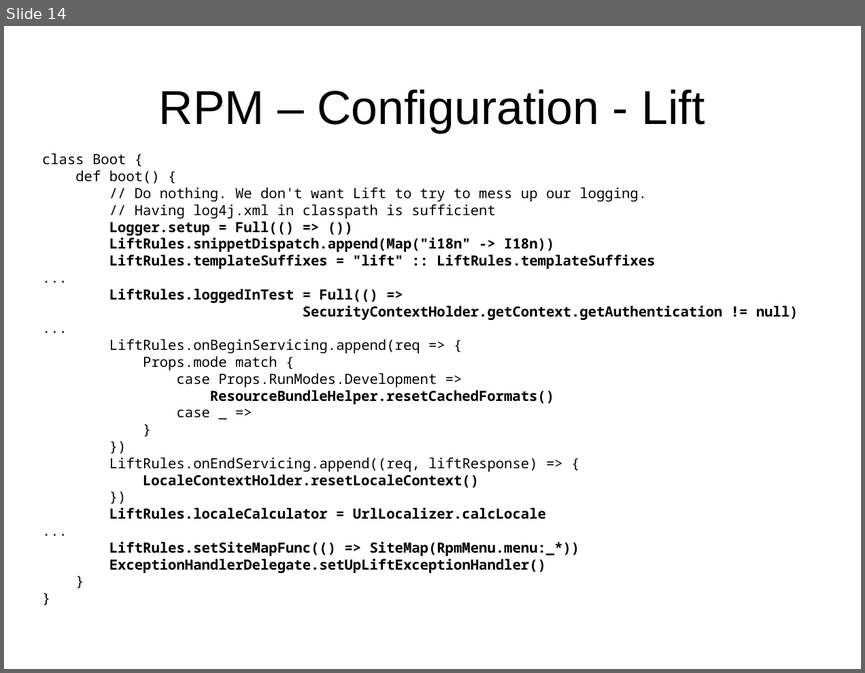
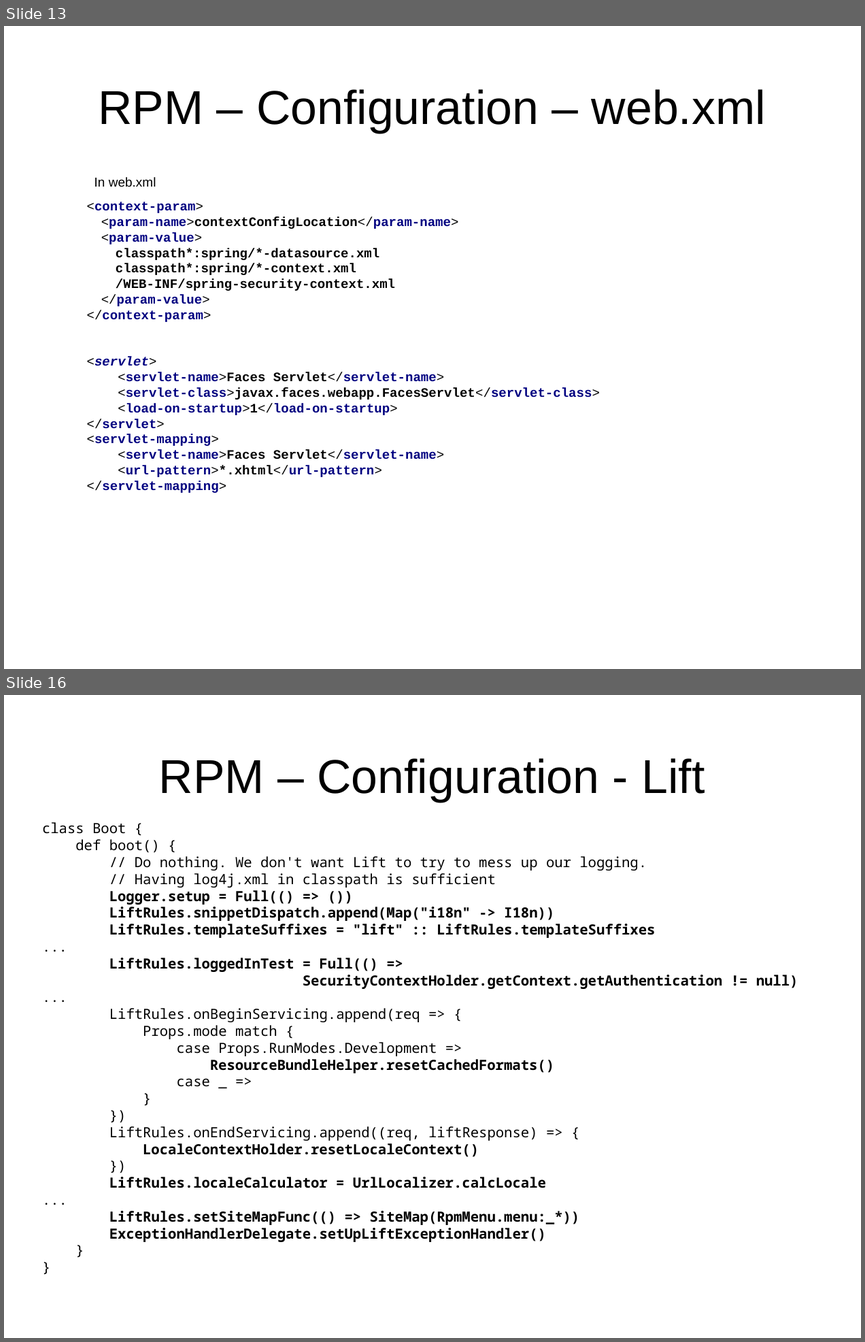
Before and after one commit to andreak/slol-2011, a slide deck: Scala-LiftOff-2011-lift-from-jee-perspective.odp. Shown one above the other, each under a label of ours: slide 14 before the commit, slides 13 and 16 after it; the slides between them are not shown. The pictures are 865x673 and 865x1342 pixels, drawn with LibreOffice and Linux fonts; fonts in the diff are those of the drawing. Boxes give left, top, right and bottom in pixels: in the first picture for what was removed or moved away, otherwise in the second. Text is boxed around its words. In the diff, an @@ line names an element or a change of style, - is before the commit and + after.

```diff
--- a/Scala-LiftOff-2011-lift-from-jee-perspective.odp
+++ b/Scala-LiftOff-2011-lift-from-jee-perspective.odp
@@ slide 13 added at [4, 26, 861, 669], background #FFFFFF @@
@@ title added at [98, 89, 766, 133], 44 pt, text #000000 @@
+RPM – Configuration – web.xml
@@ text added at [94, 177, 156, 186], 12 pt, text #000000 @@
+In web.xml
@@ text added at [87, 201, 600, 492], 12 pt, text #000080, bold @@
+<context-param>
+<param-name>contextConfigLocation</param-name>
+<param-value>
+classpath*:spring/*-datasource.xml
+classpath*:spring/*-context.xml
+/WEB-INF/spring-security-context.xml
+</param-value>
+</context-param>
+<servlet>
+<servlet-name>Faces Servlet</servlet-name>
+<servlet-class>javax.faces.webapp.FacesServlet</servlet-class>
+<load-on-startup>1</load-on-startup>
+</servlet>
+<servlet-mapping>
+<servlet-name>Faces Servlet</servlet-name>
+<url-pattern>*.xhtml</url-pattern>
+</servlet-mapping>
@@ what was slide 14 is now slide 16 @@
```
Also in this commit, not shown: 4 slides changed, 4 other slides added.
